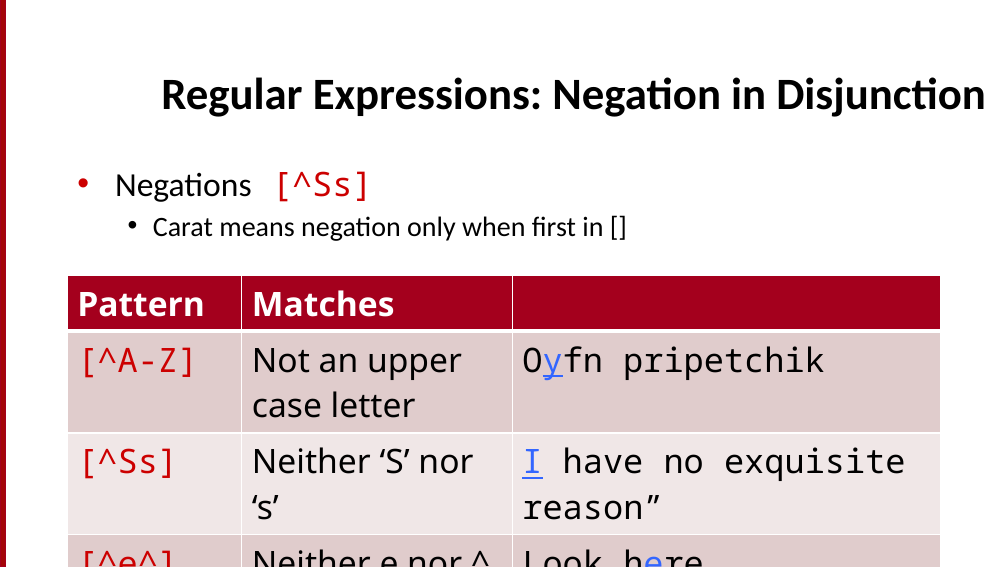
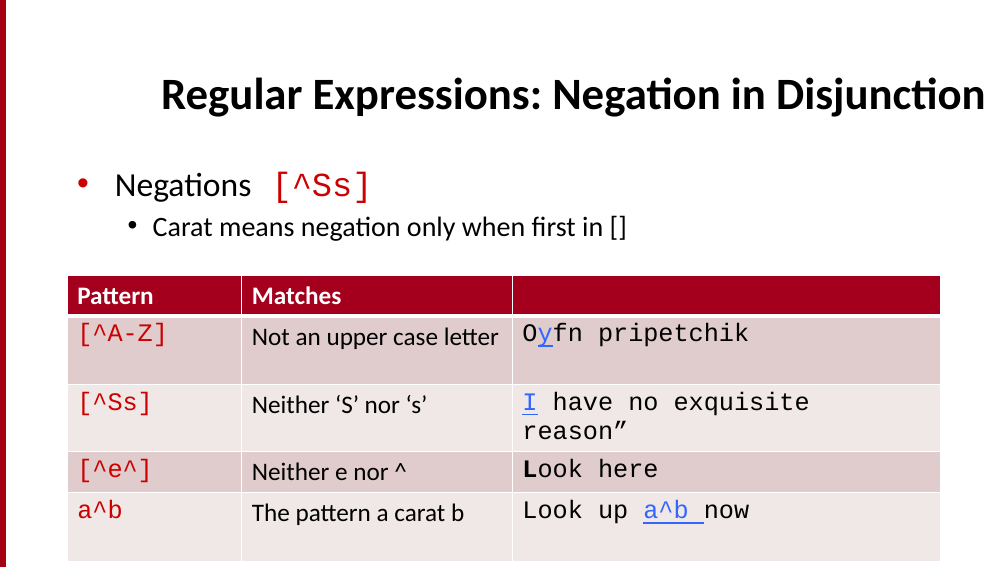
Before and after one commit to motazsaad/NLP-ICTS6361, a slide deck: slide 4 of textbooks/Speech and Language Processing/chapters/2_TextProc.pptx. Drawn at 1008x567 pixels with LibreOffice and Linux fonts; fonts in the diff are those of the drawing. Boxes give left, top, right and bottom in pixels: in the first picture for what was removed or moved away, otherwise in the second. Text is boxed around its words. In the diff, an @@ line names an element or a change of style, - is before the commit and + after.

```diff
--- a/textbooks/Speech and Language Processing/chapters/2_TextProc.pptx
+++ b/textbooks/Speech and Language Processing/chapters/2_TextProc.pptx
@@ text "Negations [^Ss]" at [115, 171, 603, 241]: font Noto Sans Mono to Courier New in "[^Ss]"; indent changed @@
@@ table at [68, 275, 940, 529] @@
@@ fill #E0CCCD to #E0CCCC in 6 cells @@
@@ fill #F0E7E8 to #F0E7E7 in 6 cells @@
@@ size 24 to 18 pt @@
@@ font Noto Sans to Calibri in "Pattern", "Matches", "Not an upper case letter", "Neither ‘S’ nor ‘s’" and 2 more places @@
@@ font Noto Sans Mono to Courier New in "[^A-Z]", "Oyfn pripetchik", "[^Ss]", "I have no exquisite reason”" and 4 more places @@
@@ text colour #3366FF to #000000, underline off in "here" @@
@@ bold on in "Look" @@
@@ borders changed @@
```
Also in this commit, not shown: 37 other slides changed, 1 other file.
